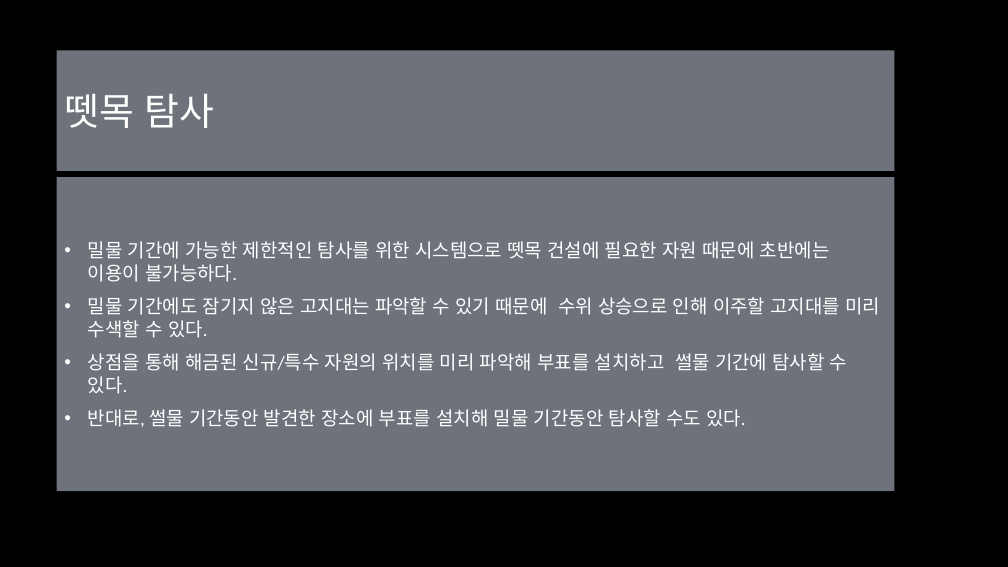
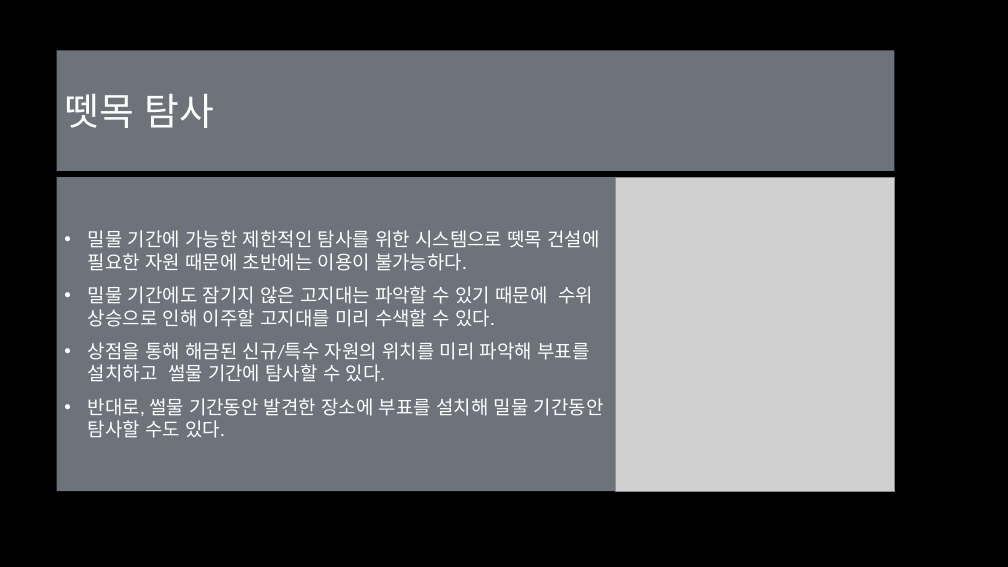
Before and after one commit to Eva-go/Capstone_Project, a slide deck: slide 10 of 문서/마지막 달 조영환,김태현,양영현.pptx (slide 9 before the commit). Drawn at 1008x567 pixels with LibreOffice and Linux fonts; fonts in the diff are those of the drawing; grey boxes stand for pictures; background and template pictures are left out. Boxes give left, top, right and bottom in pixels: in the first picture for what was removed or moved away, otherwise in the second. Text is boxed around its words. In the diff, an @@ line names an element or a change of style, - is before the commit and + after.

```diff
--- a/문서/마지막 달 조영환,김태현,양영현.pptx
+++ b/문서/마지막 달 조영환,김태현,양영현.pptx
@@ text "밀물 기간에 가능한 제한적인 탐사를 ...": place and size @@
-text "밀물 기간에 가능한 제한적인 탐사를 ..." at [57,177,895,491]
+text "밀물 기간에 가능한 제한적인 탐사를 ..." at [57,177,616,491]
@@ picture added at [616,177,895,491] @@
```
Also in this commit, not shown: 11 other slides changed, 8 slides added.
